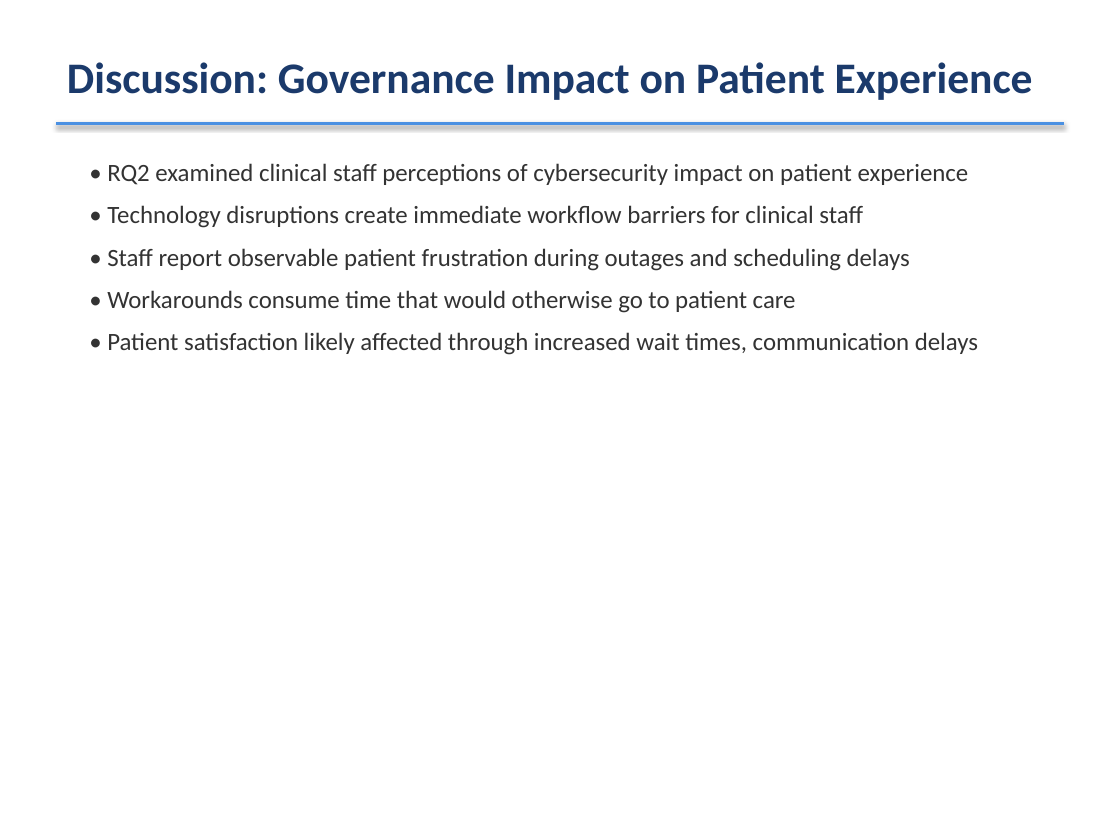
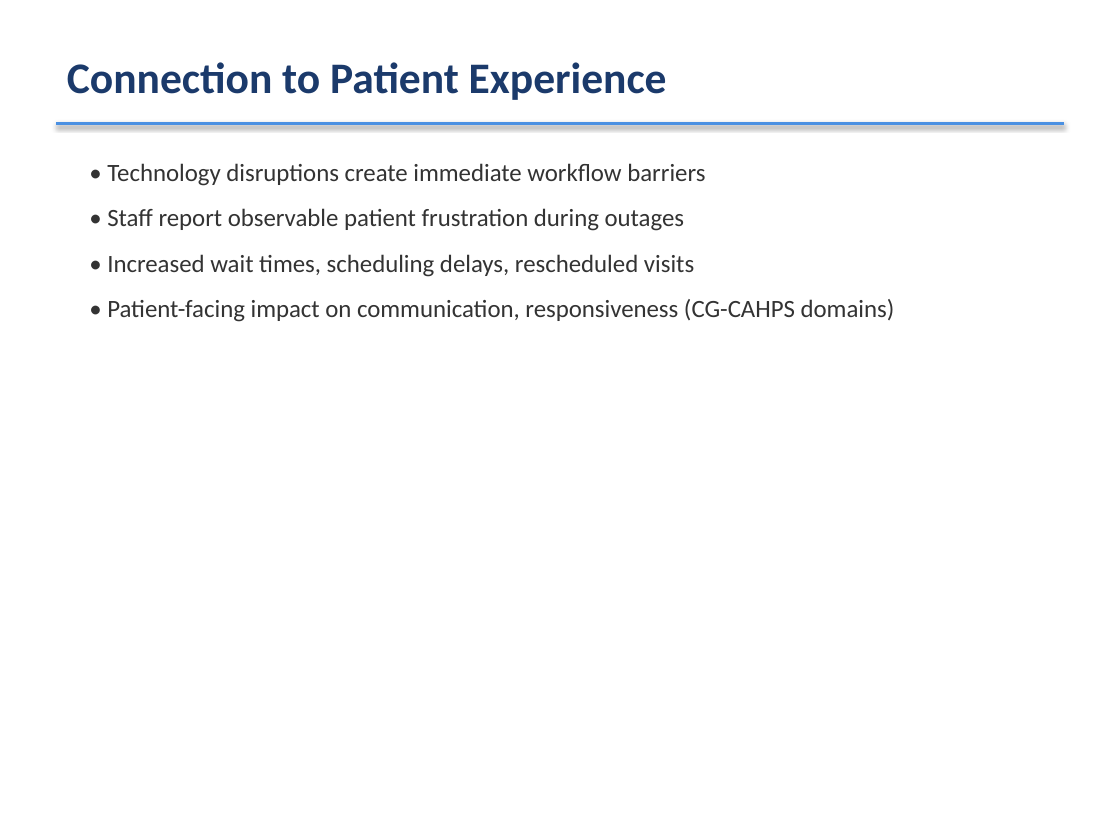
Before and after one commit to CyberNupe/CyberNupe, a slide deck: slide 12 of DRP_Defense_Presentation.pptx (slide 30 before the commit). Drawn at 1120x840 pixels with LibreOffice and Linux fonts; fonts in the diff are those of the drawing. Boxes give left, top, right and bottom in pixels: in the first picture for what was removed or moved away, otherwise in the second. Text is boxed around its words. In the diff, an @@ line names an element or a change of style, - is before the commit and + after.

```diff
--- a/DRP_Defense_Presentation.pptx
+++ b/DRP_Defense_Presentation.pptx
@@ text at (67, 62, 667, 100): text changed @@
-Discussion: Governance Impact on Patient Experience
+Connection to Patient Experience
@@ text at (107, 163, 895, 322): text changed @@
-• RQ2 examined clinical staff perceptions of cybersecurity impact on patient experience
-• Technology disruptions create immediate workflow barriers for clinical staff
-• Staff report observable patient frustration during outages and scheduling delays
-• Workarounds consume time that would otherwise go to patient care
-• Patient satisfaction likely affected through increased wait times, communication delays
+• Technology disruptions create immediate workflow barriers
+• Staff report observable patient frustration during outages
+• Increased wait times, scheduling delays, rescheduled visits
+• Patient-facing impact on communication, responsiveness (CG-CAHPS domains)
```
Also in this commit, not shown: 16 other slides changed, 22 slides removed.
